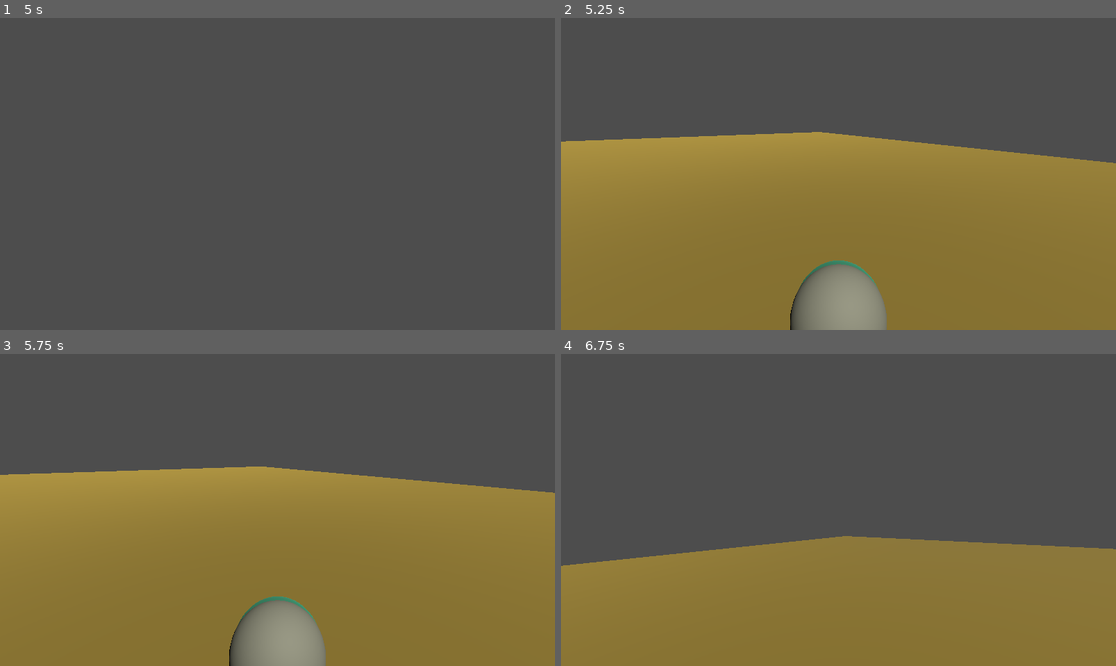
Above: before the commit, frames 1-4 (two rows, left to right).
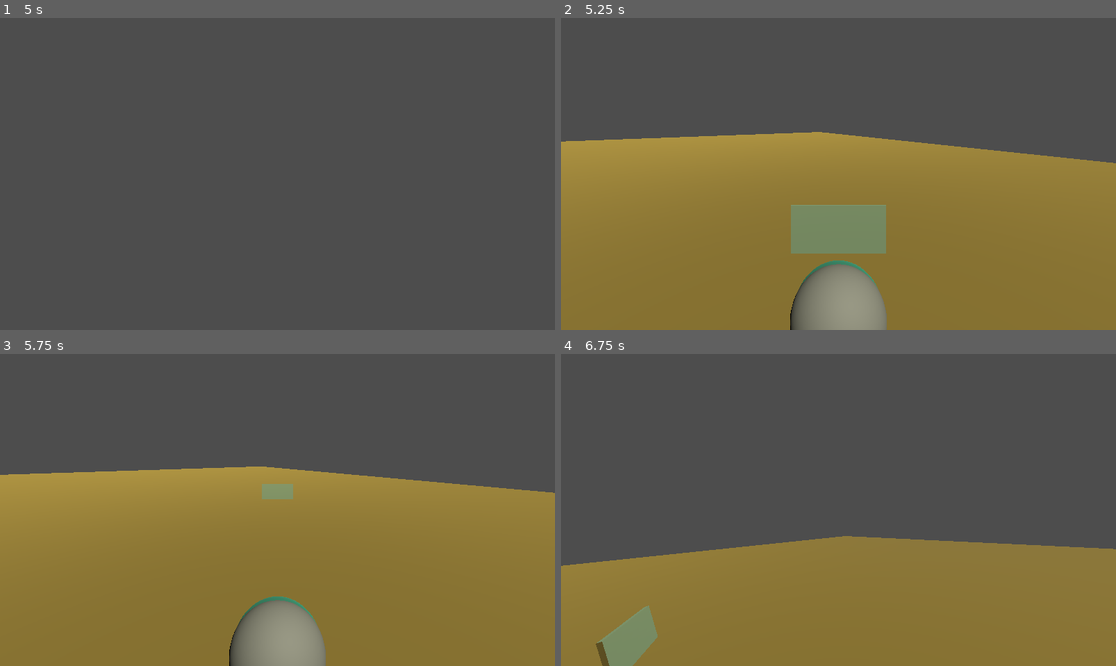
Above: after the commit, the same moments.

Repository: extract/over-fort-2
Game: Godot game, scene res://scenes/maps/local_test/local_test_map.tscn
Two runs of this game, one before a commit and one after it. Both use one fixed random seed, a clock stepped at 60 frames per second and the inputs below.
Inputs (mouse positions are in pixels of both pictures, inside the frame that each line leads up to):
- Up to frame 1 (5 s): move the mouse to (399, 158) at 0.52 s; hold D (right) 0.53-1.28 s; right-click (399, 158) at 0.6 s; tap Space (jump) at 0.77, 1.52, 3.02, 3.77, 4.25, 4.52 s; move the mouse to (166, 189) at 1.27 s; hold S (backward) 1.28-2.03 s; right-click (166, 189) at 1.35 s; move the mouse to (333, 105) at 2.02 s; hold D (right) 2.03-2.78 s; right-click (333, 105) at 2.1 s; tap Enter at 2.75 s; move the mouse to (249, 236) at 2.77 s; hold W (forward) 2.78-3.53 s; right-click (249, 236) at 2.85 s; move the mouse to (444, 220) at 3.52 s; hold A (left) from 3.53 s (still down); right-click (444, 220) at 3.6 s; move the mouse to (111, 127) at 4.27 s; right-click (111, 127) at 4.35 s
- Up to frame 2 (5.25 s): tap Enter at 5 s; move the mouse to (866, 174) at 5.02 s; release A (left) at 5.03 s; hold S (backward) from 5.03 s (still down); right-click (866, 174) at 5.1 s
- Up to frame 3 (5.75 s): keep holding S (backward)
- Up to frame 4 (6.75 s): move the mouse to (755, 432) at 5.77 s; release S (backward) at 5.78 s; hold D (right) 5.78-6.53 s; right-click (755, 432) at 5.85 s; tap Space (jump) at 6.02, 6.5 s; move the mouse to (960, 494) at 6.52 s; hold W (forward) from 6.53 s (still down); right-click (960, 494) at 6.6 s

Frame 1 is identical in both runs. In frame 2, 2.7% of the frame differs, in the area x 41-59%, y 59-76%; in frame 3, 0.3%; in frame 4, 1.3%.

Commit message:
add shield back to player

Diff:
--- a/scenes/player/local_player.tscn
+++ b/scenes/player/local_player.tscn
@@ -1,11 +1,11 @@
-[gd_scene load_steps=10 format=3 uid="uid://ct6dcr7qtsamo"]
-
+[gd_scene load_steps=11 format=3 uid="uid://ct6dcr7qtsamo"]
 
 [ext_resource type="Script" uid="uid://delfsbhi7fgkv" path="res://scenes/player/player.gd" id="1_beej8"]
 [ext_resource type="Script" uid="uid://d1rjw7nsb1ymd" path="res://scripts/gameplay/hurtbox.gd" id="2_cv68x"]
 [ext_resource type="Script" uid="uid://bxyw1qh8owlet" path="res://scenes/player/camera_look.gd" id="2_okac2"]
 [ext_resource type="PackedScene" uid="uid://y36k7rxn4fpp" path="res://scenes/abilities/rocket_launcher/rocket_launcher.tscn" id="3_cv68x"]
 [ext_resource type="Script" uid="uid://55mvtmp82ky7" path="res://scripts/gameplay/health_component.gd" id="5_cv68x"]
+[ext_resource type="PackedScene" uid="uid://3vpfape4my6u" path="res://scenes/abilities/float_shield/float_shield_ability.tscn" id="6_7awel"]
 
 [sub_resource type="CapsuleShape3D" id="CapsuleShape3D_pjt0s"]
 
@@ -27,9 +27,8 @@
 mesh = SubResource("CapsuleMesh_wa5vi")
 
 [node name="Camera3D" type="Camera3D" parent="."]
-
+unique_name_in_owner = true
 transform = Transform3D(1, 0, 0, 0, 0.9659258, 0.25881904, 0, -0.25881904, 0.9659258, 0, 2.5, 1.685)
-
 script = ExtResource("2_okac2")
 
 [node name="Face" type="MeshInstance3D" parent="."]
@@ -47,3 +46,5 @@
 
 [node name="CollisionShape3D" type="CollisionShape3D" parent="Hurtbox"]
 shape = SubResource("CapsuleShape3D_pjt0s")
+
+[node name="FloatShieldAbility" parent="." instance=ExtResource("6_7awel")]
